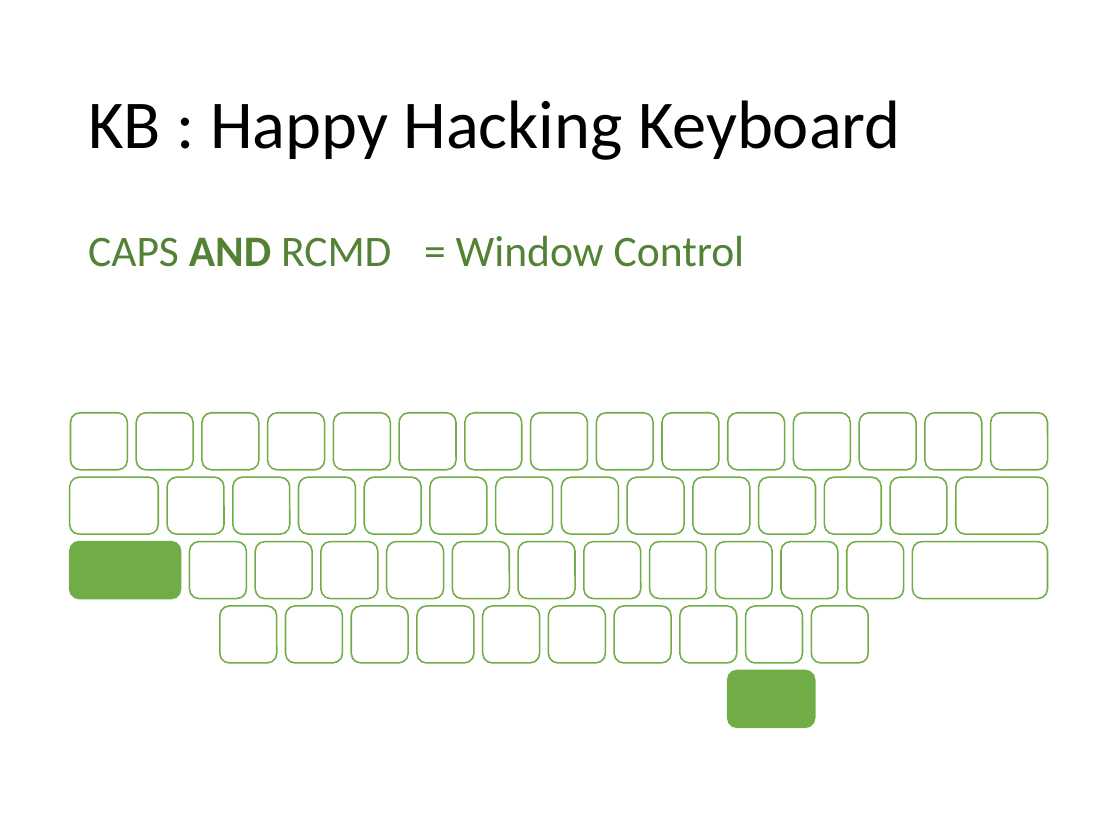
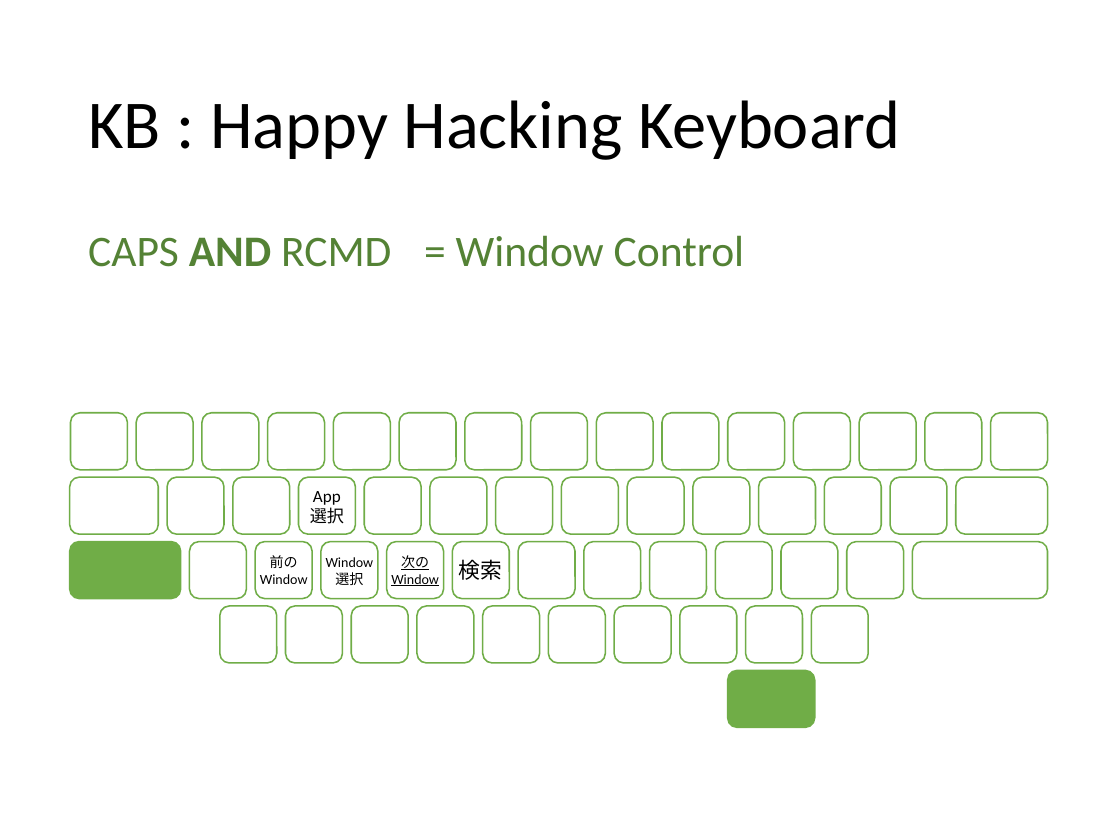
Before and after one commit to ittooo66/myAHK, a slide deck: slide 8 of MANUAL.pptx. Drawn at 1120x840 pixels with LibreOffice and Linux fonts; fonts in the diff are those of the drawing. Boxes give left, top, right and bottom in pixels: in the first picture for what was removed or moved away, otherwise in the second. Text is boxed around its words. In the diff, an @@ line names an element or a change of style, - is before the commit and + after.

Commit message:
MANUAL更新

```diff
--- a/MANUAL.pptx
+++ b/MANUAL.pptx
@@ text in rounded rectangle at bbox=[310, 491, 344, 524]: text added @@
+App
+選択
@@ text in rounded rectangle at bbox=[260, 555, 308, 584]: text added @@
+前の
+Window
@@ text in rounded rectangle at bbox=[326, 557, 374, 585]: text added @@
+Window
+選択
@@ text in rounded rectangle at bbox=[391, 555, 439, 586]: text added @@
+次の
+Window
@@ text in rounded rectangle at bbox=[459, 559, 503, 580]: text added @@
+検索
```
